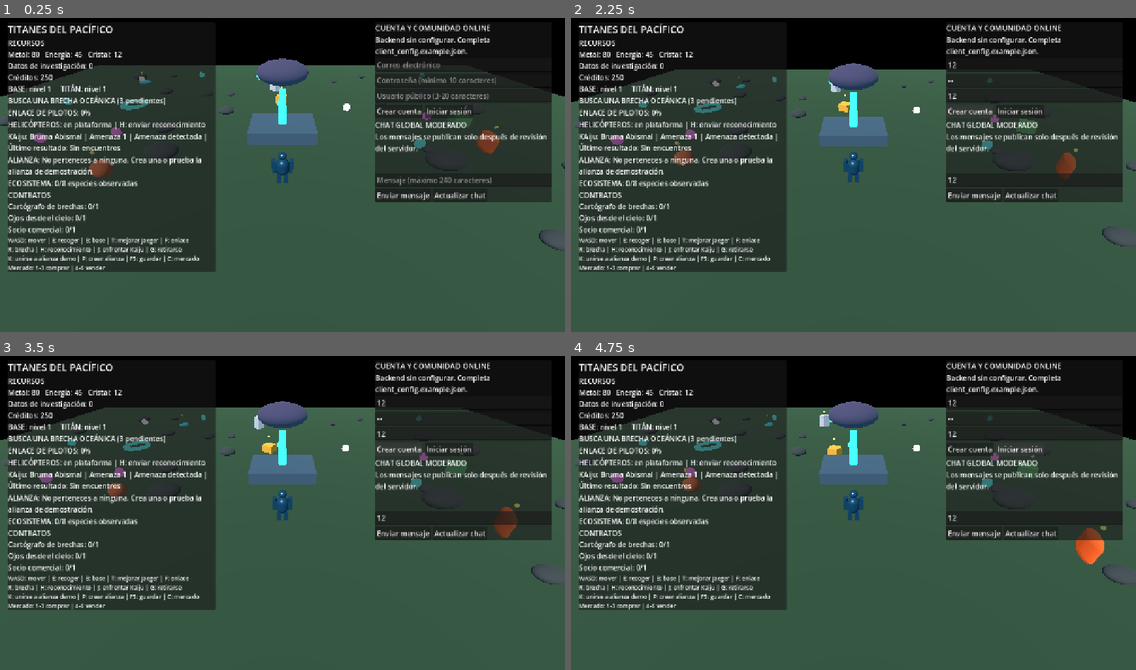
Above: before the commit, frames 1-4 (two rows, left to right).
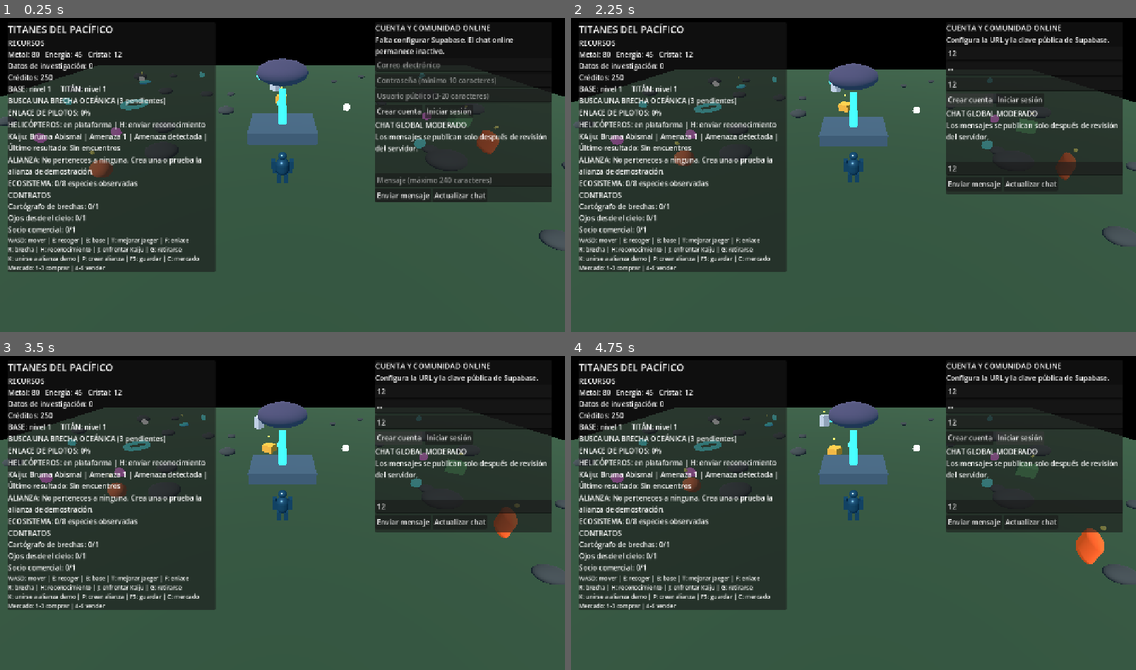
Above: after the commit, the same moments.

Repository: edwjacpinros2012-dev/Titanes-del-Pac-fico-
Game: Godot game, scene res://scenes/main.tscn
Same seed, same stepped clock (60 frames per second), same inputs: the game is played once before the commit and once after it.
Inputs (mouse positions are in pixels of both pictures, inside the frame that each line leads up to):
- Up to frame 1 (0.25 s): no input
- Up to frame 2 (2.25 s): click (1034, 65) at 0.52 s; type "12" at 0.6 s; click (1034, 80) at 0.75 s; type "12" at 0.83 s; click (1034, 96) at 0.98 s; type "12" at 1.07 s; click (1034, 181) at 1.27 s; type "12" at 1.35 s; click "Crear cuenta" at 2 s
- Up to frame 3 (3.5 s): click "Crear cuenta" at 2.75 s
- Up to frame 4 (4.75 s): click "Iniciar sesión" at 3.5 s; click "Iniciar sesión" at 4.25 s

The runs differ from the first frame. In frame 1, 0.5% of the frame differs, in the area x 66-91%, y 5-13%; in frame 2, 3.2%; in frame 3, 3.2%, in the area x 66-98%, y 5-59%; in frame 4, 3.1%.
Error before the commit: Parse Error: Cannot find member "isalnum" in base "String". (res://scripts/online/community_client.gd:31)

Commit message:
Validate public handles with Godot RegEx

Diff:
--- a/scripts/online/community_client.gd
+++ b/scripts/online/community_client.gd
@@ -28,7 +28,9 @@
 func register_profile(handle: String, display_name: String) -> bool:
 	if access_token.is_empty() or handle.length() < 3 or handle.length() > 20:
 		return false
-	if not handle.replace("_","").isalnum():
+	var handle_regex := RegEx.new()
+	handle_regex.compile("^[A-Za-z0-9_]{3,20}$")
+	if handle_regex.search(handle) == null:
 		return false
 	var payload := {"user_id":user_id,"handle":handle,"display_name":display_name.substr(0,24),"global_chat_enabled":false}
 	var result := await _request(HTTPClient.METHOD_POST, "/rest/v1/player_profiles", payload, true)
